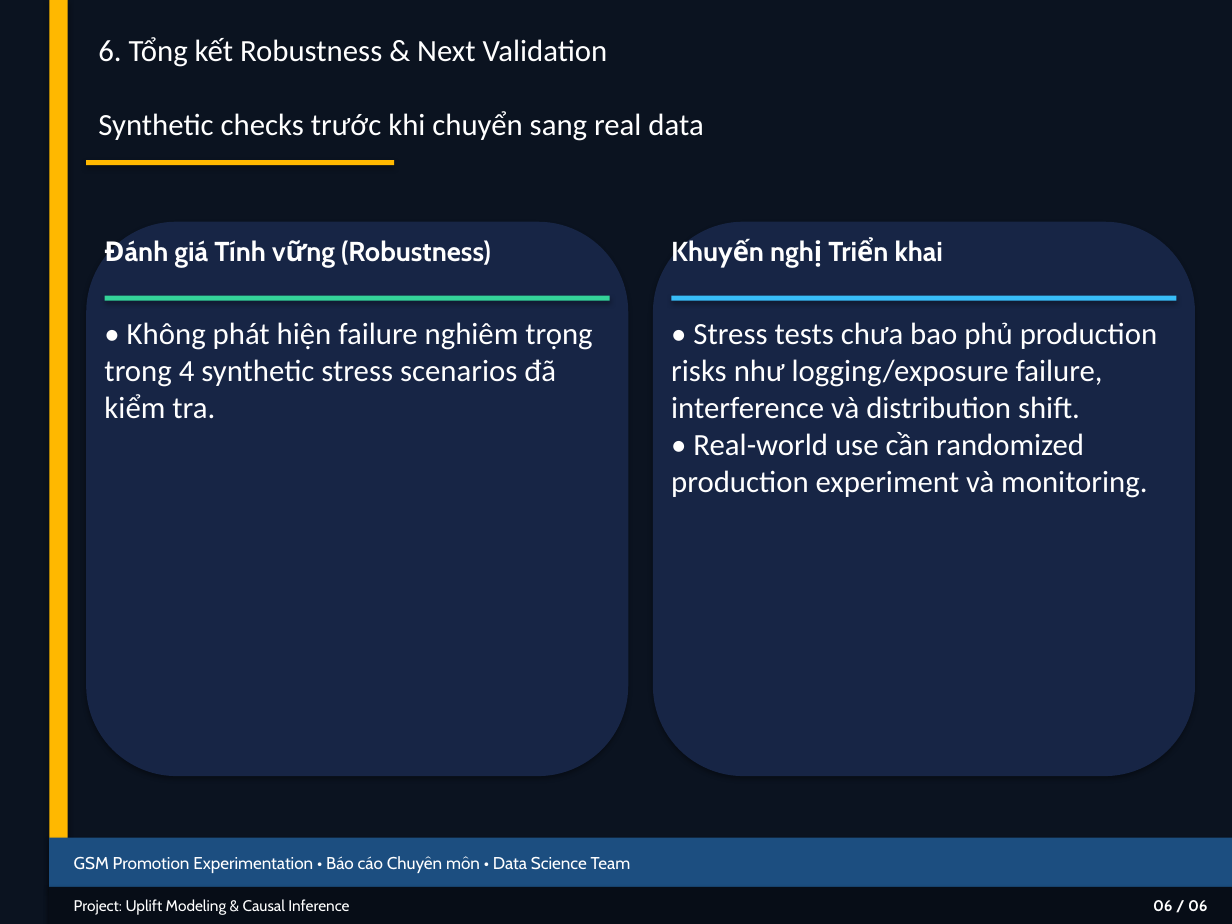
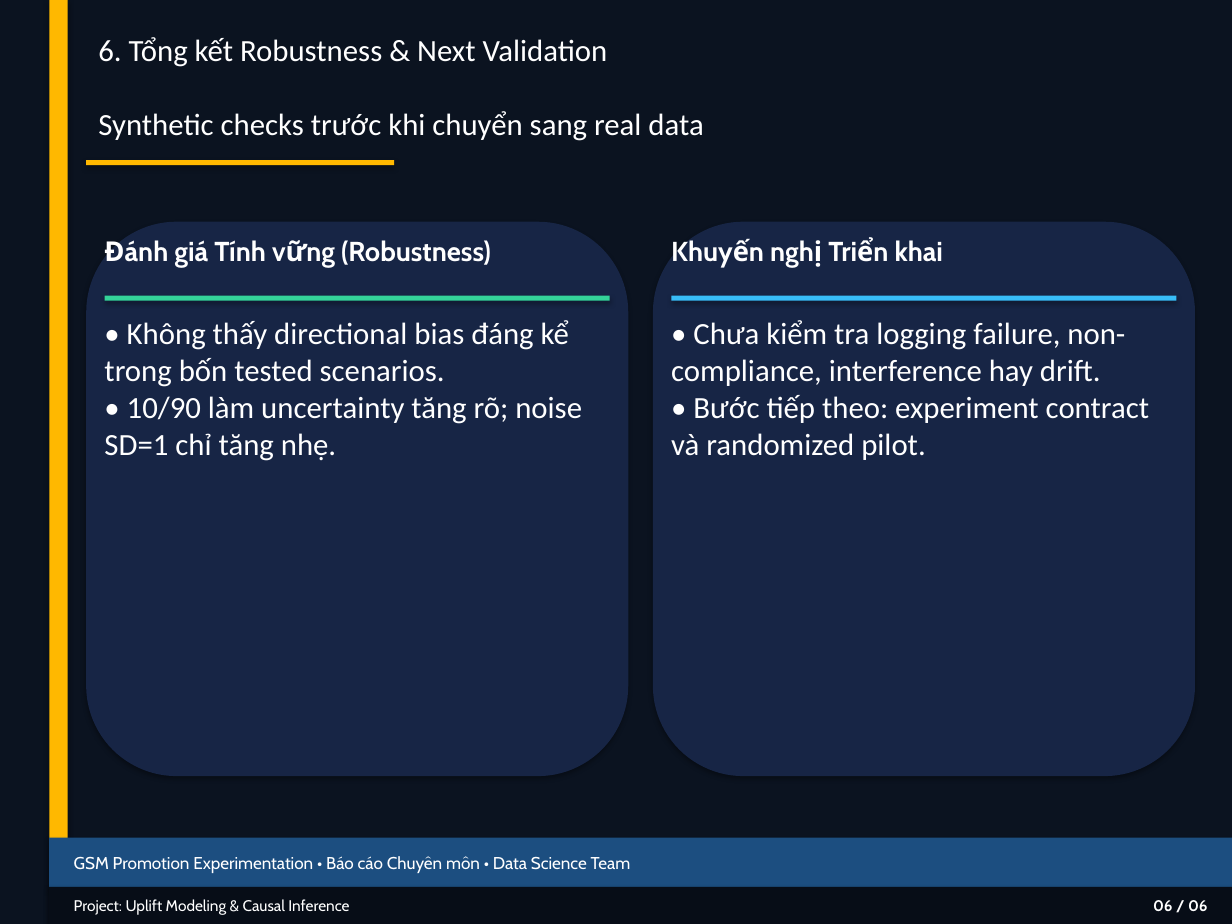
Before and after one commit to thaibuivan/GSM-promotion-experimentation, a slide deck: slide 7 of docs/Week6_Stress_Test_Summary.pptx. Drawn at 1232x924 pixels with LibreOffice and Linux fonts; fonts in the diff are those of the drawing. Boxes give left, top, right and bottom in pixels: in the first picture for what was removed or moved away, otherwise in the second. Text is boxed around its words. In the diff, an @@ line names an element or a change of style, - is before the commit and + after.

```diff
--- a/docs/Week6_Stress_Test_Summary.pptx
+++ b/docs/Week6_Stress_Test_Summary.pptx
@@ text at <box>104,320,582,461</box>: text changed @@
-• Không phát hiện failure nghiêm trọng trong 4 synthetic stress scenarios đã kiểm tra.
+• Không thấy directional bias đáng kể trong bốn tested scenarios.
+• 10/90 làm uncertainty tăng rõ; noise SD=1 chỉ tăng nhẹ.
@@ text at <box>671,320,1149,460</box>: text changed @@
-• Stress tests chưa bao phủ production risks như logging/exposure failure, interference và distribution shift.
-• Real-world use cần randomized production experiment và monitoring.
+• Chưa kiểm tra logging failure, non-compliance, interference hay drift.
+• Bước tiếp theo: experiment contract và randomized pilot.
```
Also in this commit, not shown: 5 other slides changed, 5 other files.
